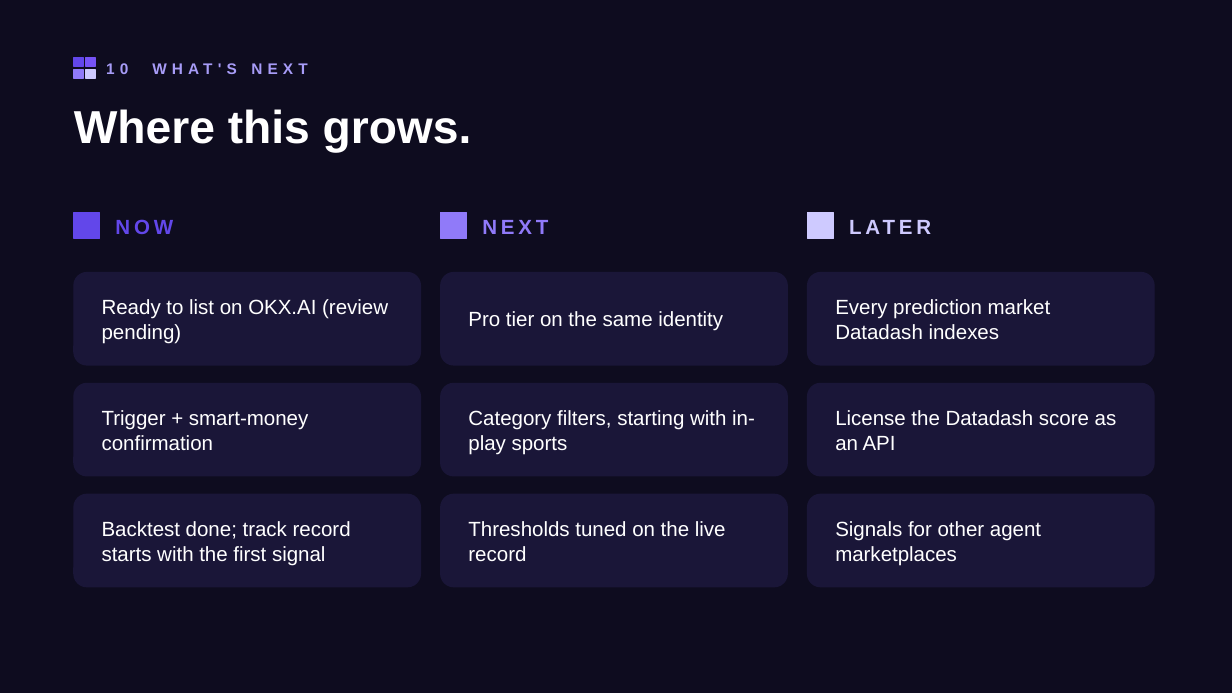
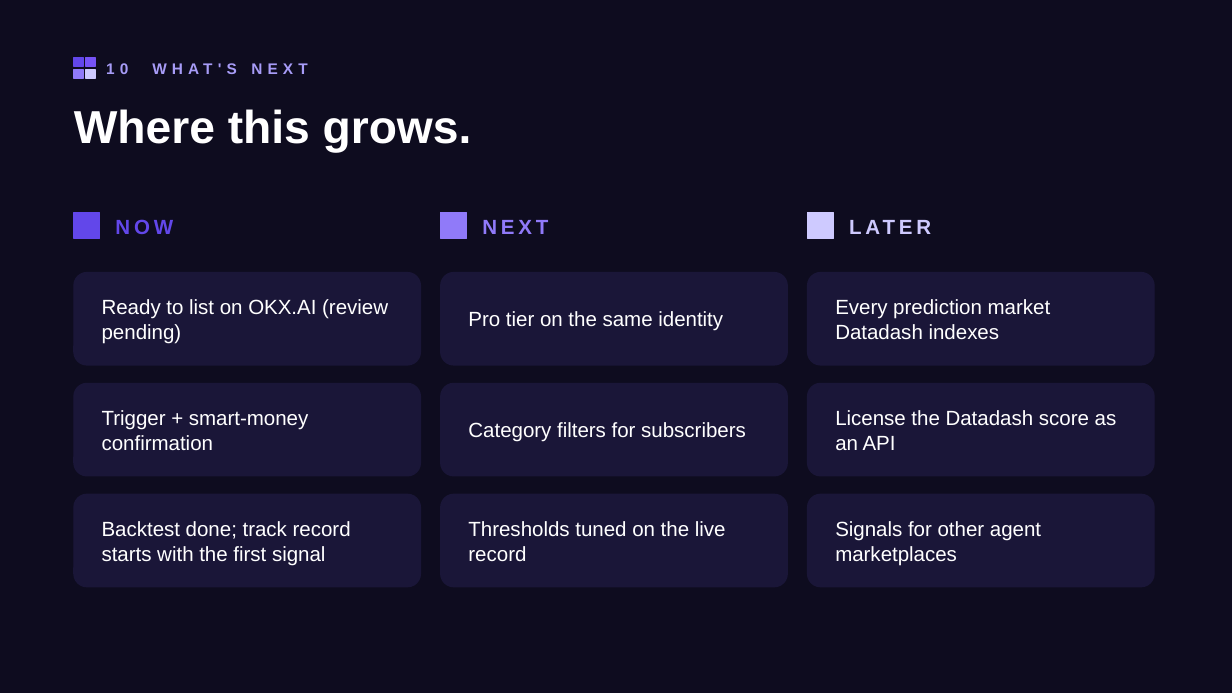
Before and after one commit to arpitBhalla/okx-smart-money-agent, a slide deck: slide 11 of pitch/Datadash-Smart-Money.pptx. Drawn at 1232x693 pixels with LibreOffice and Linux fonts; fonts in the diff are those of the drawing. Boxes give left, top, right and bottom in pixels: in the first picture for what was removed or moved away, otherwise in the second. Text is boxed around its words. In the diff, an @@ line names an element or a change of style, - is before the commit and + after.

```diff
--- a/pitch/Datadash-Smart-Money.pptx
+++ b/pitch/Datadash-Smart-Money.pptx
@@ text at (x1=468, y1=422, x2=746, y2=442): text changed @@
-Category filters, starting with in-play sports
+Category filters for subscribers
```
Also in this commit, not shown: 1 other slide changed, 1 other file.
